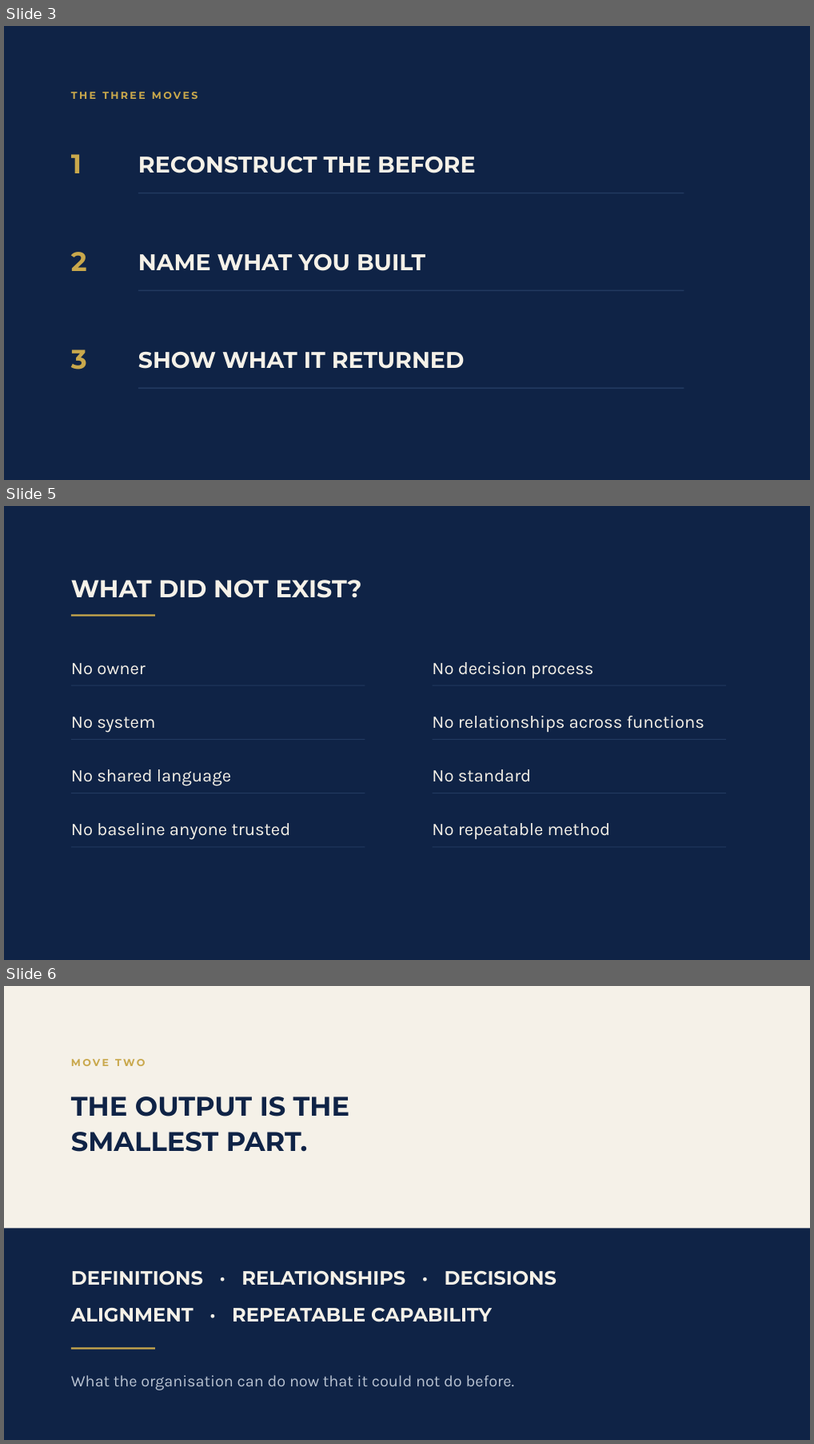
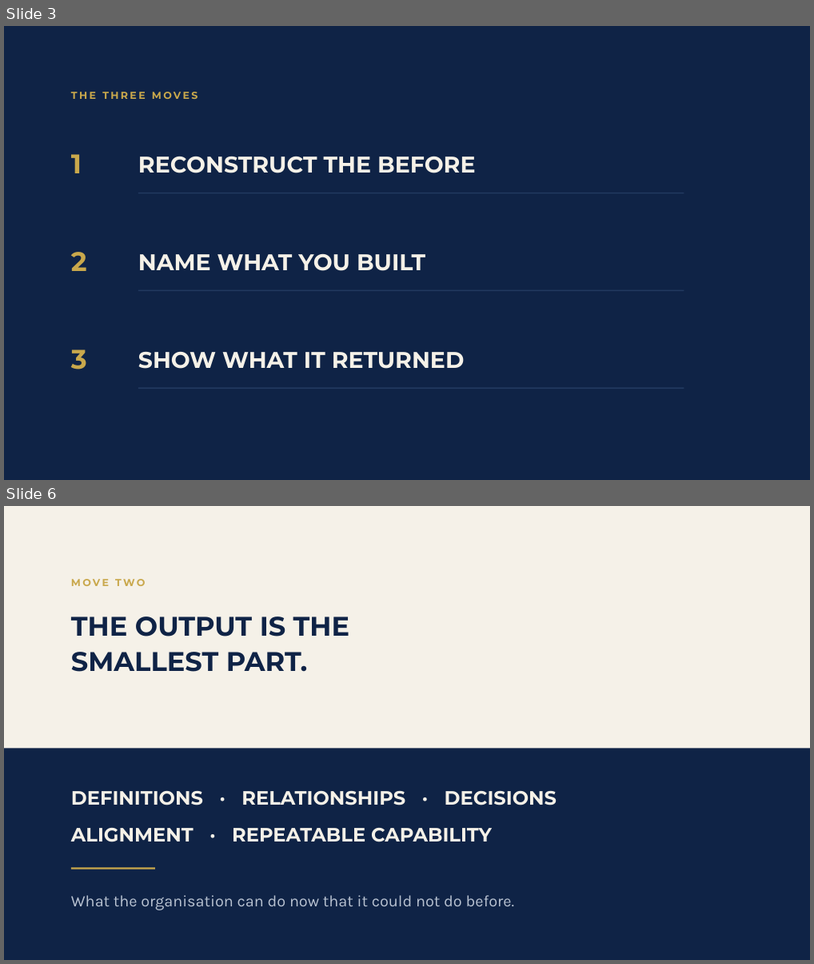
Before and after one commit to temidanielle/temidayoafonja-site, a slide deck: deliverables/video-7-slides/out/Video_7_Main_Slides.pptx. Shown one above the other, each under a label of ours: slides 3, 5 and 6 before the commit, slides 3 and 6 after it; the slides between them are not shown. The pictures are 814x1444 and 814x964 pixels, drawn with LibreOffice and Linux fonts; fonts in the diff are those of the drawing. Boxes give left, top, right and bottom in pixels: in the first picture for what was removed or moved away, otherwise in the second. Text is boxed around its words. In the diff, an @@ line names an element or a change of style, - is before the commit and + after.

```diff
--- a/deliverables/video-7-slides/out/Video_7_Main_Slides.pptx
+++ b/deliverables/video-7-slides/out/Video_7_Main_Slides.pptx
@@ slide 5 removed at [4,506,810,960], background #0F2346 @@
@@ text removed at [71,580,362,598] @@
-WHAT DID NOT EXIST?
@@ rectangle removed at [71,614,155,616] @@
@@ text removed at [71,663,146,675] @@
-No owner
@@ text removed at [432,662,594,679] @@
-No decision process
@@ rectangle removed at [71,685,365,686] @@
@@ rectangle removed at [432,685,726,686] @@
@@ text removed at [71,716,155,732] @@
-No system
@@ text removed at [432,716,705,732] @@
-No relationships across functions
@@ rectangle removed at [71,739,365,740] @@
@@ rectangle removed at [432,739,726,740] @@
@@ text removed at [71,769,231,786] @@
-No shared language
@@ text removed at [432,769,531,782] @@
-No standard
@@ rectangle removed at [71,792,365,793] @@
@@ rectangle removed at [432,792,726,793] @@
@@ text removed at [71,823,291,840] @@
-No baseline anyone trusted
@@ text removed at [432,823,611,839] @@
-No repeatable method
@@ rectangle removed at [71,846,365,847] @@
@@ rectangle removed at [432,846,726,847] @@
```
Also in this commit, not shown: 2 slides changed, 2 slides added, 1 other slide removed, 26 other files.
